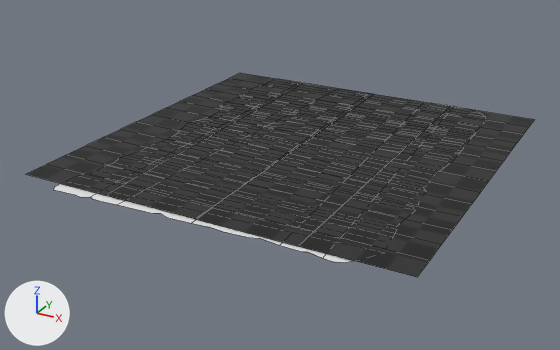
Two versions of the FBX model Assets/RollSahder/page.fbx, one commit apart.
The view is the same before and after, from a 50 mm lens placed at (0.203, -0.387, 0.175), pointed at (-0.008, -0.003, -0.017). The axes (+X, +Y, +Z) are drawn at lower left. The lights are the same throughout. Mesh edges are drawn as thin lines. Where no turn or scale is listed for an object, it has been applied to the vertices.

In view in the first picture: 'page_01.002'.
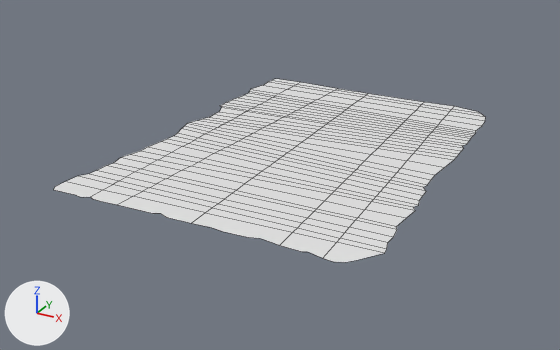
What differs and where, as boxes (x1, y1, x2, y2) in the pictures (560 x 350 px):
'page_01.002', reshaped (15% narrower, 10% shorter)
    before: (27, 73, 534, 277)
    after: (53, 79, 486, 262)
part 1 of me_circle_011, deleted (black)
    before: (27, 73, 534, 277)

The change, as a list of edits to the scene's bpy script:
```text
Change me_circle_011:
    where me_circle_011.from_pydata(...)  # 360 vertices, 278 faces; spans x -0.115..0.115, y -0.112..0.13, z -0.001..0.0
    used by ob_page_01_002; location = (0.0, 0.0, 0.0)
    remove me_circle_011.materials.append(mat_material)  # picture img_checker_jpg
    me_circle_011 part 1: the loose piece of 75 vertices spanning x -0.115..0.115, y -0.105..0.126, z 0.0 is deleted
```
